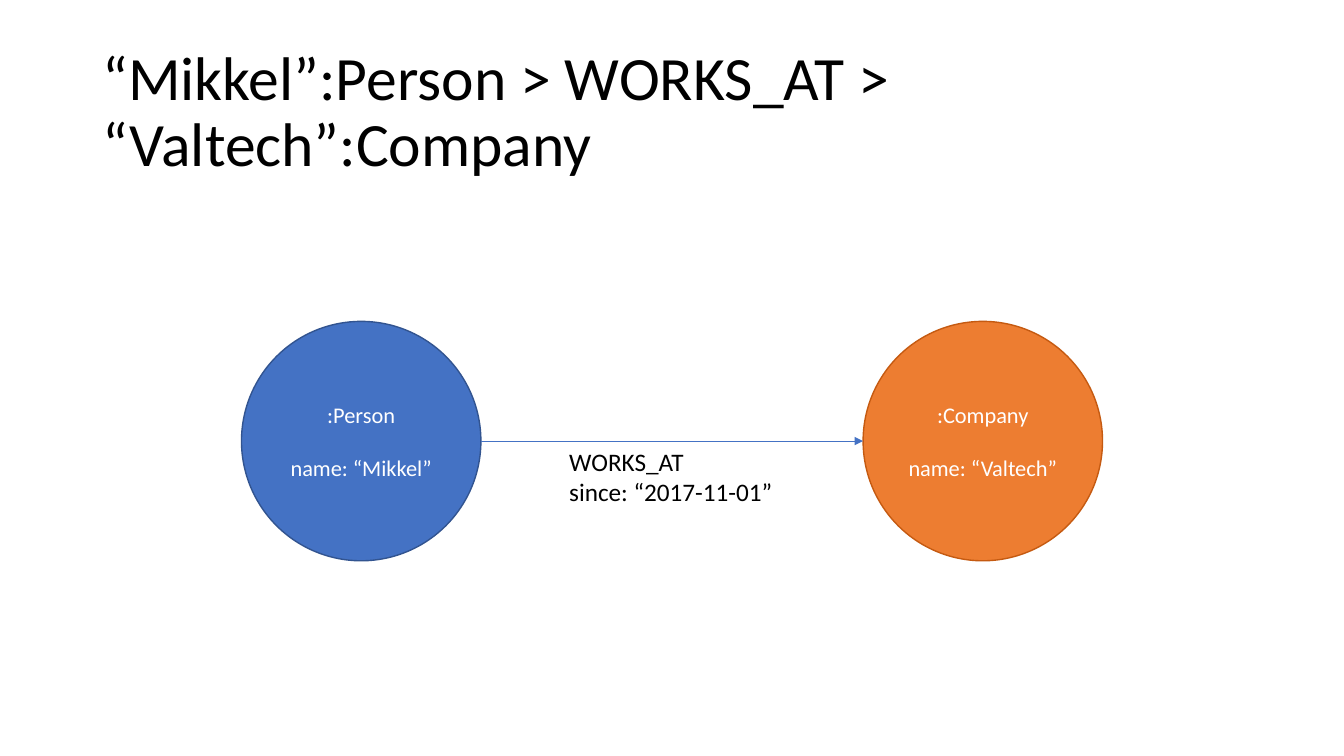
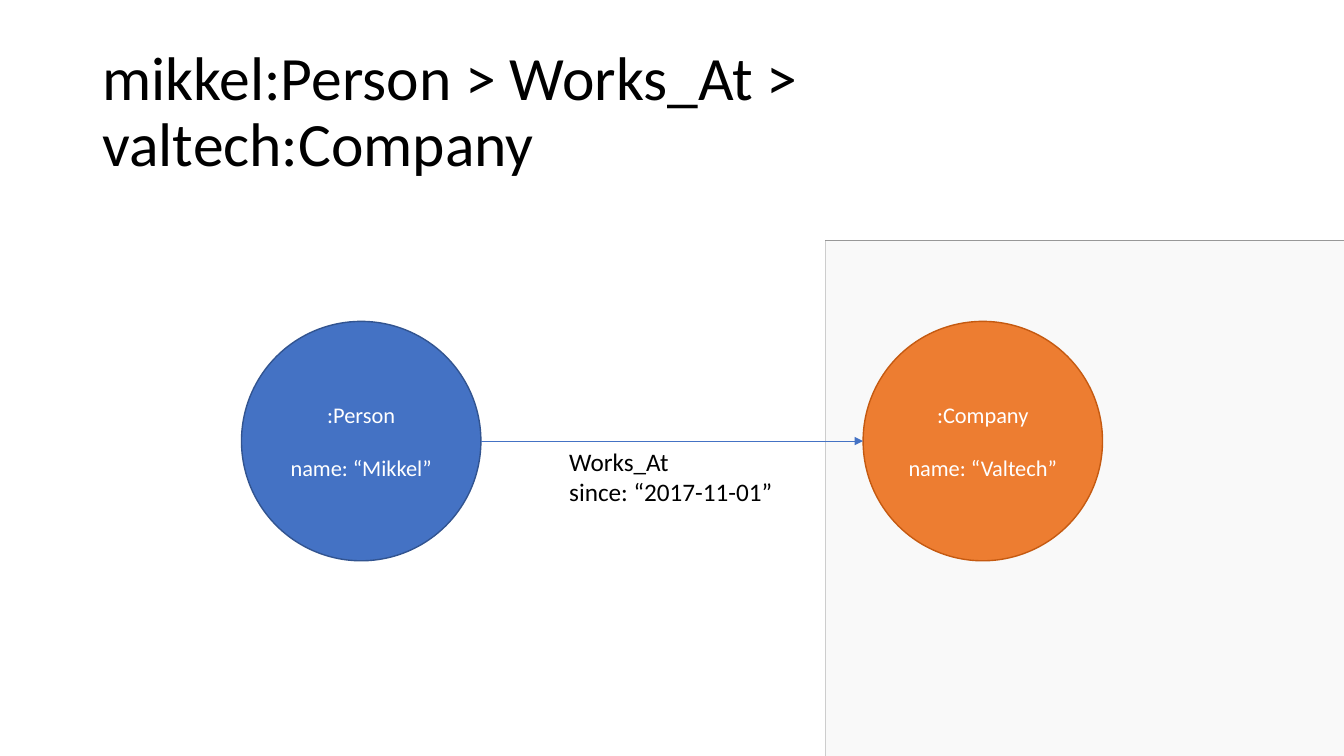
Before and after one commit to mikkelvalentinsorensen/MikValSor.GraphDBIntroTalk, a slide deck: slide 17 of Presentation.pptx (slide 18 before the commit). Drawn at 1344x756 pixels with LibreOffice and Linux fonts; fonts in the diff are those of the drawing; grey boxes stand for pictures. Boxes give left, top, right and bottom in pixels: in the first picture for what was removed or moved away, otherwise in the second. Text is boxed around its words. In the diff, an @@ line names an element or a change of style, - is before the commit and + after.

```diff
--- a/Presentation.pptx
+++ b/Presentation.pptx
@@ title at (102, 57, 753, 176): text changed @@
-“Mikkel”:Person > WORKS_AT > “Valtech”:Company
+mikkel:Person > Works_At > valtech:Company
@@ picture added at (826, 241, 1344, 756) @@
@@ rectangle added at (826, 241, 1344, 756), fill #FFFFFF at 89% opacity @@
@@ text at (569, 453, 668, 475): text changed @@
-WORKS_AT
+Works_At
```
Also in this commit, not shown: 22 other slides changed, 7 slides added, 2 slides removed.
